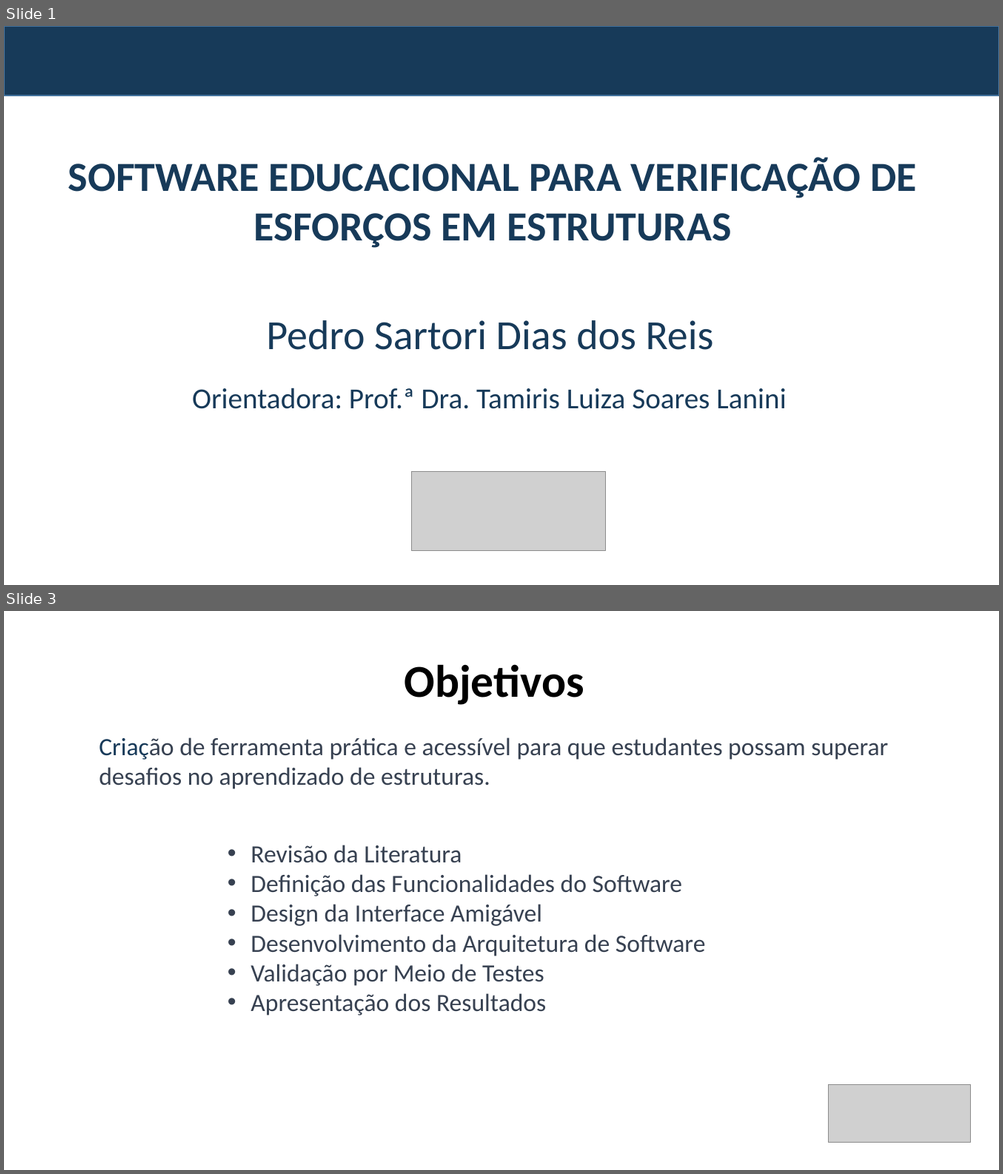
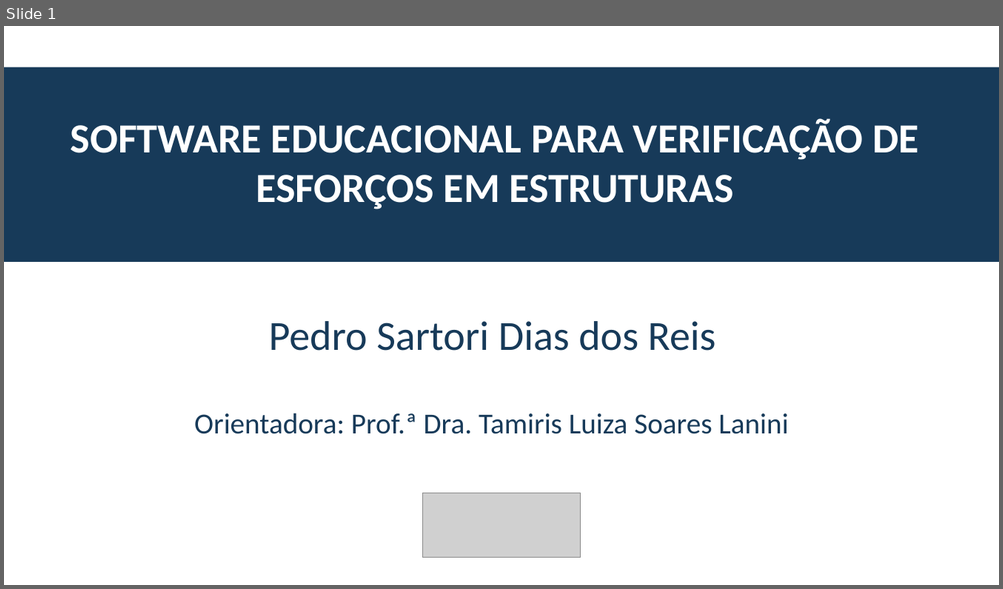
Before and after one commit to pedrosdr/TCC_Engenharia_Civil, a slide deck: apresentacao_tcc.pptx. Shown one above the other, each under a label of ours: slides 1 and 3 before the commit, slide 1 after it; the slides between them are not shown. The pictures are 1003x1174 and 1003x589 pixels, drawn with LibreOffice and Linux fonts; fonts in the diff are those of the drawing; grey boxes stand for pictures; background and template pictures are left out. Boxes give left, top, right and bottom in pixels: in the first picture for what was removed or moved away, otherwise in the second. Text is boxed around its words. In the diff, an @@ line names an element or a change of style, - is before the commit and + after.

```diff
--- a/apresentacao_tcc.pptx
+++ b/apresentacao_tcc.pptx
@@ slide 3 removed at (x1=4, y1=611, x2=999, y2=1170), background #FFFFFF @@
@@ text removed at (x1=404, y1=664, x2=584, y2=705) @@
-Objetivos
@@ text removed at (x1=99, y1=738, x2=888, y2=789) @@
-Criação de ferramenta prática e acessível para que estudantes possam superar desafios no aprendizado de estruturas.
@@ text removed at (x1=250, y1=845, x2=706, y2=1016) @@
-• Revisão da Literatura
-• Definição das Funcionalidades do Software
-• Design da Interface Amigável
-• Desenvolvimento da Arquitetura de Software
-• Validação por Meio de Testes
-• Apresentação dos Resultados
@@ picture removed at (x1=828, y1=1085, x2=970, y2=1143) @@
@@ slide 1 changed as well @@
@@ rectangle removed at (x1=4, y1=26, x2=999, y2=96) @@
@@ rectangle added at (x1=4, y1=67, x2=999, y2=262), fill #173A59 @@
@@ text "SOFTWARE EDUCACIONAL PARA VERIFICAÇÃO DE ..." moved from (x1=68, y1=157, x2=916, y2=248) to (x1=71, y1=118, x2=919, y2=210) @@
@@ text "SOFTWARE EDUCACIONAL PARA VERIFICAÇÃO DE ..." at (x1=71, y1=118, x2=919, y2=210): text colour #173A59 to #FFFFFF @@
@@ text "Pedro Sartori Dias dos Reis" moved from (x1=266, y1=321, x2=714, y2=350) to (x1=269, y1=321, x2=716, y2=351) @@
@@ text "Orientadora: Prof.ª Dra. Tamiris Luiza ..." moved from (x1=192, y1=388, x2=785, y2=409) to (x1=194, y1=413, x2=788, y2=434) @@
@@ picture resized from (x1=412, y1=471, x2=606, y2=551) to (x1=423, y1=494, x2=580, y2=559) @@
```
Also in this commit, not shown: 1 other slide changed, 18 slides added, 8 other slides removed, 3 other files.
